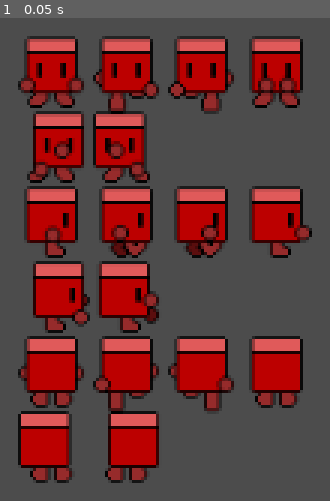
Above: before the commit, frame 1.
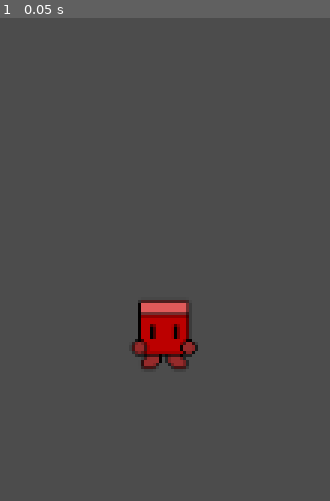
Above: after the commit, the same moment.

Repository: mechPenSketch/4-dir_Anim
Game: Godot game, scene res://Scene.tscn
The game is run twice, just before and just after one commit, with the same random seed, the same clock (stepped at 60 frames per second) and the same inputs.
Inputs:
- Up to frame 1 (0.05 s): no input

The runs differ from the first frame. In frame 1, 41% of the frame differs, in the area x 5-95%, y 3-97%.

Commit message:
Added Script

Diff:
--- /dev/null
+++ b/FourDirSheet.gd
@@ -0,0 +1,32 @@
+extends Sprite
+
+tool
+
+enum SIDES{
+	DOWN,
+	RIGHT,
+	UP,
+	LEFT
+}
+
+export(int) var vframes_per_side = 1
+export(SIDES) var side setget set_side
+export(int) var action_frame setget set_action_frame
+export(bool) var is_symmetrical = false
+
+func _ready():
+	pass
+
+func set_side(i):
+	side = i
+	calc_frame()
+	pass
+
+func set_action_frame(i):
+	action_frame = i
+	calc_frame()
+	pass
+
+func calc_frame():
+	frame = hframes * vframes_per_side * side + action_frame
+	pass
--- a/Scene.tscn
+++ b/Scene.tscn
@@ -1,9 +1,14 @@
-[gd_scene load_steps=2 format=2]
+[gd_scene load_steps=3 format=2]
 
 [ext_resource path="res://spritesheet.png" type="Texture" id=1]
+[ext_resource path="res://FourDirSheet.gd" type="Script" id=2]
 
 [node name="Node2D" type="Node2D"]
 
 [node name="size_32" type="Sprite" parent="."]
 position = Vector2( 518, 244 )
 texture = ExtResource( 1 )
+vframes = 8
+hframes = 4
+script = ExtResource( 2 )
+vframes_per_side = 2
